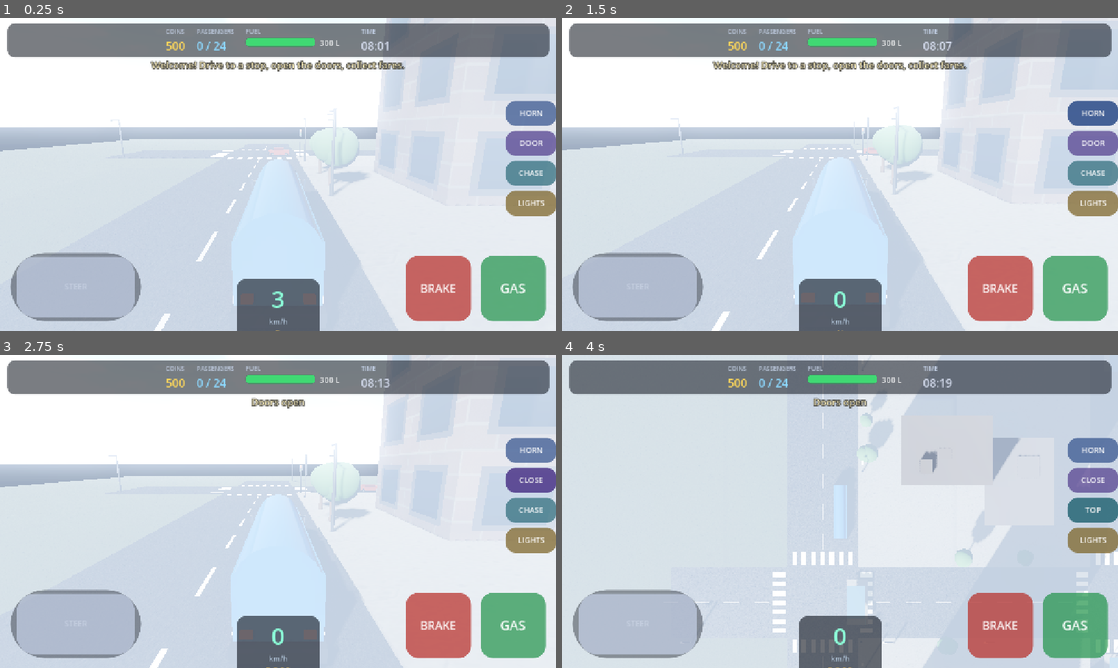
Above: before the commit, frames 1-4 (two rows, left to right).
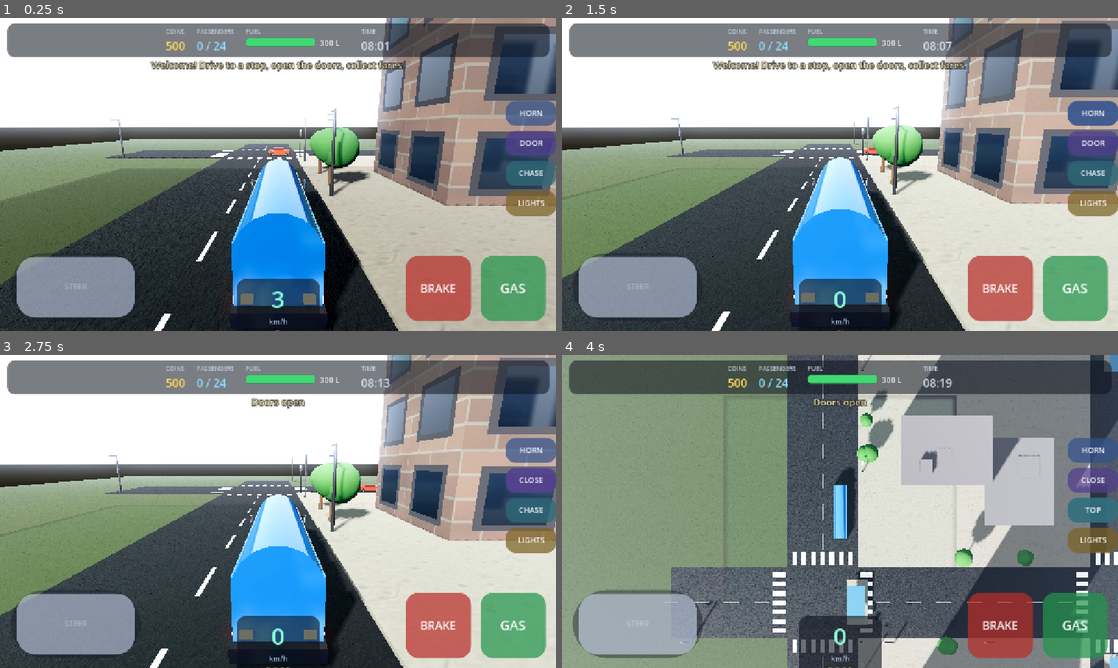
Above: after the commit, the same moments.

Repository: CoderProntae/BusSimulatorUltra
Game: Godot game, scene res://scenes/Main.tscn
The game is run twice, just before and just after one commit, with the same random seed, the same clock (stepped at 60 frames per second) and the same inputs.
Inputs (mouse positions are in pixels of both pictures, inside the frame that each line leads up to):
- Up to frame 1 (0.25 s): no input
- Up to frame 2 (1.5 s): move the mouse to (962, 158) at 0.52 s; hold D (steer_right) 0.53-1.25 s; hold H (horn) 0.53-1.25 s; click (962, 158) at 0.67 s; click "HORN" at 1.25 s
- Up to frame 3 (2.75 s): click "DOOR" at 2 s
- Up to frame 4 (4 s): click "CHASE" at 2.75 s; click "INTERIOR" at 3.5 s

The runs differ from the first frame. In frame 1, 70% of the frame differs, in the area x 0-100%, y 0-100%; in frame 2, 67%; in frame 3, 66%; in frame 4, 89%.

Commit message:
fix: white-out haze on mobile (height fog + HDR washout)
The build rendered an almost pure white scene: even the bus ~10 m ahead
was faded out, while only nearby lane markings stayed visible.

Root cause: HEIGHT fog, not distance fog. Per the Environment docs,
fog_height_density is "the density used to increase fog as height
DECREASES". With fog_height = 40 and fog_height_density = 0.03, street
level (~3 m) sat 37 m below the ceiling and multiplied the base density
by ~3x (0.004 -> 0.0121/m), giving ~45% coverage at 50 m and ~70% at
100 m. fog_sky_affect = 0.35 additionally hazed the sky.

Two secondary contributors on the Mobile renderer, which the docs note
only supports a dynamic range up to ~2.0: tonemap_white = 6.0 and
glow bloom pushed bright sky-lit surfaces into a white bleed, and
ambient_light_energy 0.8 flattened the remaining contrast.

Changes:
- height fog OFF (fog_height/fog_height_density = 0), fog_sky_affect = 0
- fog_density 0.004 -> 0.0012/m: 1.2% at 10 m, 16% at 150 m, 38% at
  400 m, so distance cues survive but the near field is clear
- fog_mode explicit, aerial perspective off
- tonemap_white 6.0 -> 2.0, glow_bloom 0.15 -> 0, glow_intensity 0.75 ->
  0.45, glow_hdr_threshold 1.1 -> 1.35
- ambient energy 0.8 -> 0.45, sky contribution 0.85 -> 0.65, contrast up
- day_night_cycle.gd rewrote fog_density every frame and would have
  reverted the fix: retuned to the same range and documented it
- runtime guard also forces height fog off and clamps tonemap_white

Co-authored-by: arena-agent <297053741+arena-agent@users.noreply.github.com>

Diff:
--- a/res/scenes/World.tscn
+++ b/res/scenes/World.tscn
@@ -13,12 +13,12 @@
 sky = SubResource("Sky_main")
 ambient_light_source = 3
 ambient_light_color = Color(0.78, 0.85, 0.96, 1)
-ambient_light_sky_contribution = 0.85
-ambient_light_energy = 0.8
+ambient_light_sky_contribution = 0.65
+ambient_light_energy = 0.45
 reflected_light_source = 2
 tonemap_mode = 3
 tonemap_exposure = 1.0
-tonemap_white = 6.0
+tonemap_white = 2.0
 ssr_enabled = false
 ssr_max_steps = 32
 ssr_fade_in = 0.15
@@ -30,18 +30,20 @@
 ssao_detail = 0.6
 ssil_enabled = false
 glow_enabled = true
-glow_intensity = 0.75
+glow_intensity = 0.45
 glow_strength = 1.0
-glow_bloom = 0.15
+glow_bloom = 0.0
 glow_blend_mode = 1
-glow_hdr_threshold = 1.1
+glow_hdr_threshold = 1.35
 fog_enabled = true
+fog_mode = 0
+fog_aerial_perspective = 0.0
 fog_light_color = Color(0.68, 0.76, 0.88, 1)
-fog_light_energy = 1.0
-fog_density = 0.004
-fog_sky_affect = 0.35
-fog_height = 40.0
-fog_height_density = 0.03
+fog_light_energy = 0.8
+fog_density = 0.0012
+fog_sky_affect = 0.0
+fog_height = 0.0
+fog_height_density = 0.0
 volumetric_fog_enabled = false
 volumetric_fog_density = 0.02
 volumetric_fog_albedo = Color(0.92, 0.95, 1, 1)
@@ -50,8 +52,8 @@
 volumetric_fog_length = 120.0
 volumetric_fog_detail_spread = 2.0
 adjustment_enabled = true
-adjustment_brightness = 1.02
-adjustment_contrast = 1.05
+adjustment_brightness = 1.0
+adjustment_contrast = 1.12
 adjustment_saturation = 1.08
 
 [node name="World" type="Node3D"]
--- a/res/scripts/day_night_cycle.gd
+++ b/res/scripts/day_night_cycle.gd
@@ -141,11 +141,16 @@
 			pano.energy_multiplier = lerpf(0.06, 1.0, day_amount)
 
 	env.fog_light_color = Color(0.10, 0.14, 0.24).lerp(Color(0.72, 0.80, 0.92), day_amount)
-	# Depth fog only: volumetric fog is unsupported on the Mobile renderer.
-	env.fog_density = lerpf(0.006, 0.004, day_amount)
+
+	# Keep this in sync with World.tscn. These values are deliberately tiny:
+	# fog_density is per-metre, so 0.0012 still covers ~45% at 500 m while
+	# leaving the near field (the bus, the next junction) perfectly clear.
+	# Do NOT re-enable height fog here - fog_height_density increases fog as
+	# height DECREASES, which whites out the whole street at ground level.
+	env.fog_density = lerpf(0.0018, 0.0012, day_amount)
 	if env.volumetric_fog_enabled:
 		env.volumetric_fog_density = lerpf(0.028, 0.018, day_amount)
-	env.glow_intensity = lerpf(1.1, 0.55, day_amount)
+	env.glow_intensity = lerpf(0.7, 0.45, day_amount)
 
 
 func _apply_lamps(night: float) -> void:
--- a/res/scripts/main.gd
+++ b/res/scripts/main.gd
@@ -193,7 +193,16 @@
 		env.ssao_enabled = false
 
 	# Depth fog works on every renderer: use it to keep the sense of distance.
+	# Height fog stays OFF: fog_height_density increases fog as height
+	# DECREASES, so at street level it turns the whole view white.
 	env.fog_enabled = true
+	env.fog_height_density = 0.0
+	env.fog_sky_affect = 0.0
+
+	# The Mobile renderer only supports a low dynamic range (~2.0), so a high
+	# tonemap white point plus bloom washes the image out to a white haze.
+	env.tonemap_white = minf(env.tonemap_white, 2.0)
+	env.glow_bloom = 0.0
 
 	# Tighter shadow range = better depth precision = no shadow acne shimmer.
 	var sun: Node = world.find_child("Sun", true, false)
